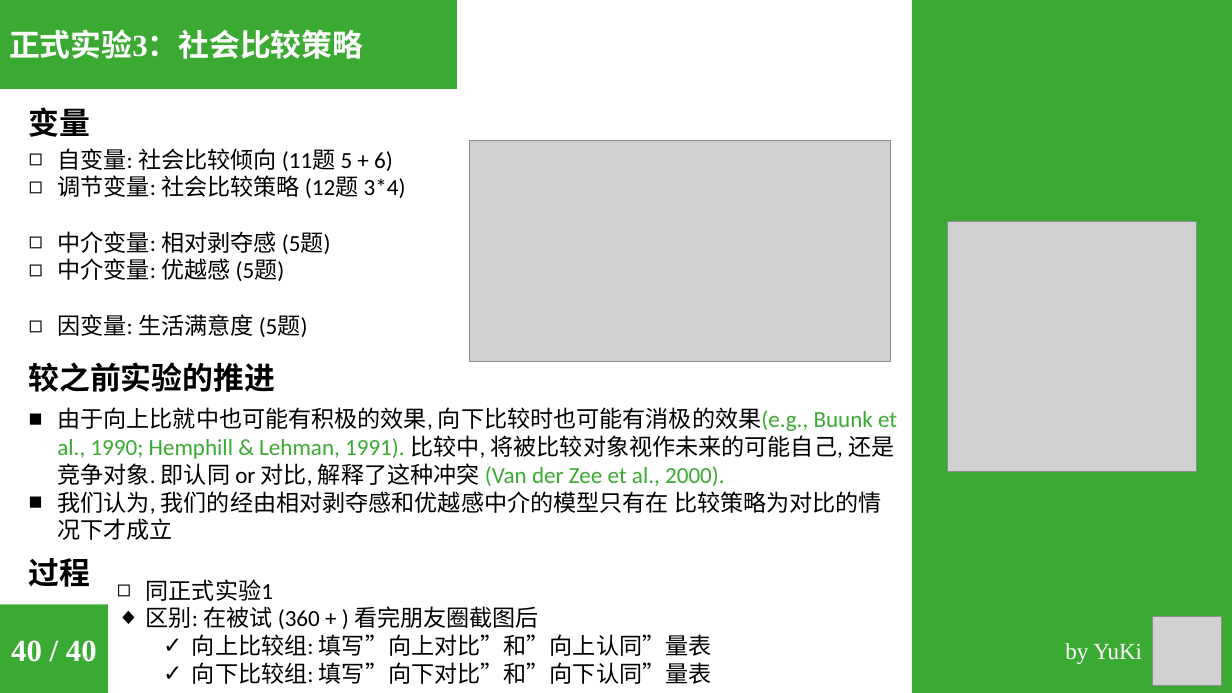
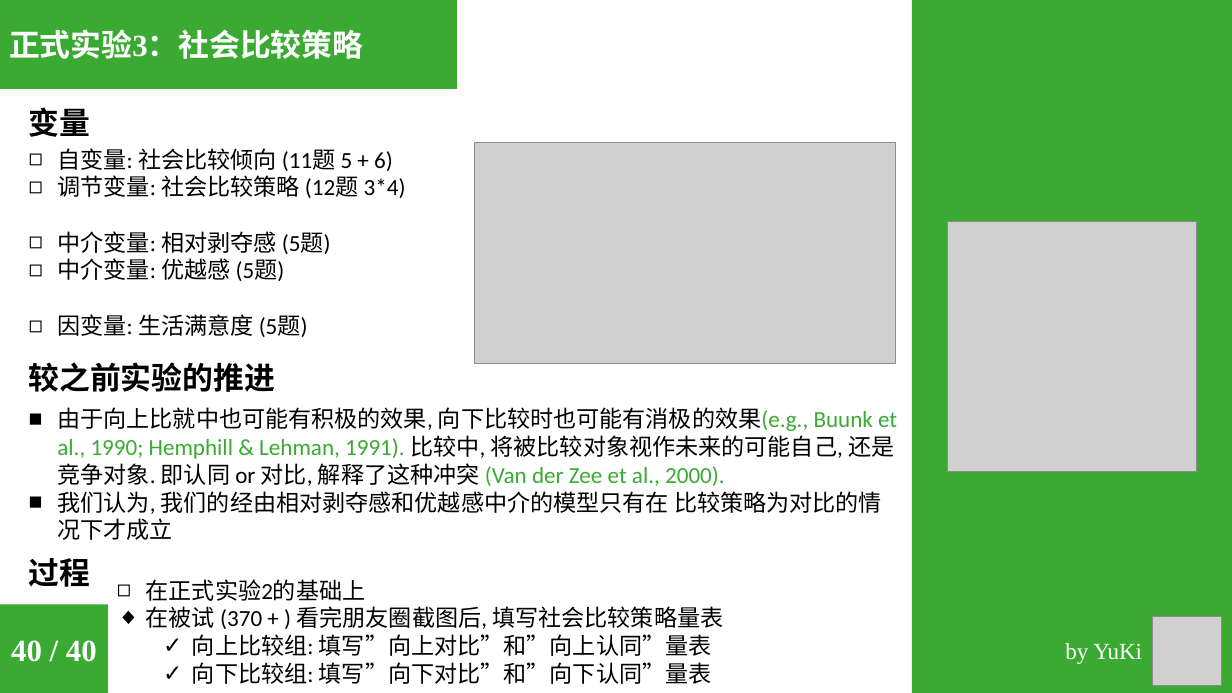
Before and after one commit to sinnyuki/SCO, a slide deck: slide 48 of 6_Reports/6_3_Midterm_Report/Midterm_Report.pptx. Drawn at 1232x693 pixels with LibreOffice and Linux fonts; fonts in the diff are those of the drawing; grey boxes stand for pictures. Boxes give left, top, right and bottom in pixels: in the first picture for what was removed or moved away, otherwise in the second. Text is boxed around its words. In the diff, an @@ line names an element or a change of style, - is before the commit and + after.

```diff
--- a/6_Reports/6_3_Midterm_Report/Midterm_Report.pptx
+++ b/6_Reports/6_3_Midterm_Report/Midterm_Report.pptx
@@ picture: place and size @@
-picture at [470, 140, 892, 361]
+picture at [475, 143, 897, 364]
@@ text at [146, 579, 723, 629]: text changed @@
-◻ 同正式实验1
-◆ 区别: 在被试 (360 + ) 看完朋友圈截图后
+◻ 在正式实验2的基础上
+◆ 在被试 (370 + ) 看完朋友圈截图后, 填写社会比较策略量表
```
Also in this commit, not shown: 3 other slides changed.
